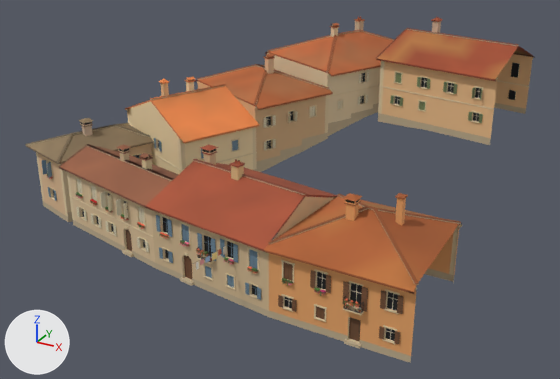
A saved change to the glTF model games/yorimichi/assets/belmonte/meshes/SM_BM_BT_blk_31.glb.
Both versions are drawn from a camera (50 mm lens) standing at (40.8, -78.0, 38.6) and looking at (0.2, -4.2, 1.7). The lights are fixed; the arrows at lower left show +X, +Y and +Z. The first picture is the older version. Vertices at exactly the same position are counted once.

Script lines for the objects in view, before the commit:
```python
me_sm_bt_blk_31 = bpy.data.meshes.new('SM_BT_blk_31')
me_sm_bt_blk_31.from_pydata(...)  # 20887 vertices, 23930 faces; spans x -25.7..24.7, y -30.2..29.0, z -0.4..19.4
me_sm_bt_blk_31.materials.append(mat_bm_000_m_stone_030)
me_sm_bt_blk_31.materials.append(mat_bm_001_m_ashlar_030)
me_sm_bt_blk_31.materials.append(mat_bm_002_m_plaster_021)
me_sm_bt_blk_31.materials.append(mat_bm_003_m_roof_021)
me_sm_bt_blk_31.materials.append(mat_bm_004_m_wood_021)
me_sm_bt_blk_31.materials.append(mat_bm_005_m_plaster_rough_009)
me_sm_bt_blk_31.materials.append(mat_bm_006_m_rubble_010)
me_sm_bt_blk_31.materials.append(mat_bm_007_m_iron_010)
me_sm_bt_blk_31.materials.append(mat_bm_008_m_vcol_009)
me_sm_bt_blk_31.materials.append(mat_bm_009_m_glass_dark_010)
me_sm_bt_blk_31.materials.append(mat_bm_010_m_window_lit_008)
ob_sm_bm_bt_blk_31 = bpy.data.objects.new('SM_BM_BT_blk_31', me_sm_bt_blk_31)
ob_sm_bm_bt_blk_31.location = (0.0, 0.0, 0.0)
```
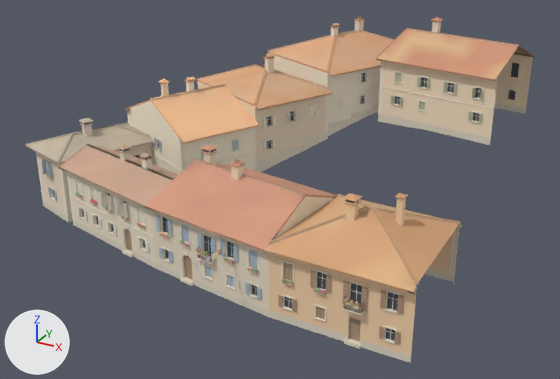
Where the change shows, as pixel boxes (x1, y1, x2, y2) in the pictures (560 x 379 px):
part 1 of me_sm_bt_blk_31, recoloured (lighter): (27, 17, 533, 363) in both
part 2 of me_sm_bt_blk_31, recoloured (lighter): (25, 16, 535, 356) in both

The edits, one by one:
me_sm_bt_blk_31 has 20887 vertices, 23930 faces and spans x -25.7..24.7, y -30.2..29.0, z -0.4..19.4.
me_sm_bt_blk_31 is used by ob_sm_bm_bt_blk_31; location (0.0, 0.0, 0.0).
me_sm_bt_blk_31 part 1: 16015 faces centred in x -24.8..24.6, y -29.4..27.4, z -0.3..19.0 are repainted in the vertex colours; the middle colour goes from beige #d7be9e to pale yellow #ede0ce.
me_sm_bt_blk_31 part 2: 7915 faces centred in x -25.6..24.4, y -30.2..29.0, z -0.1..19.2 are repainted in the vertex colours; the middle colour goes from beige #d8b089 to beige #edd8c2.
